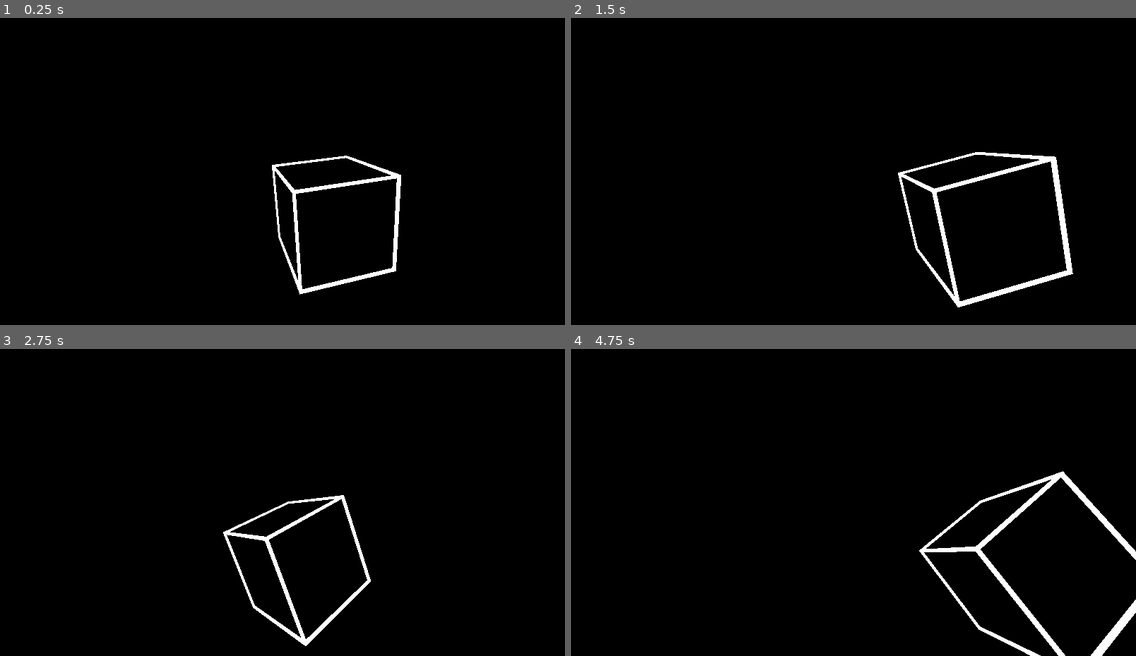
Above: before the commit, frames 1-4 (two rows, left to right).
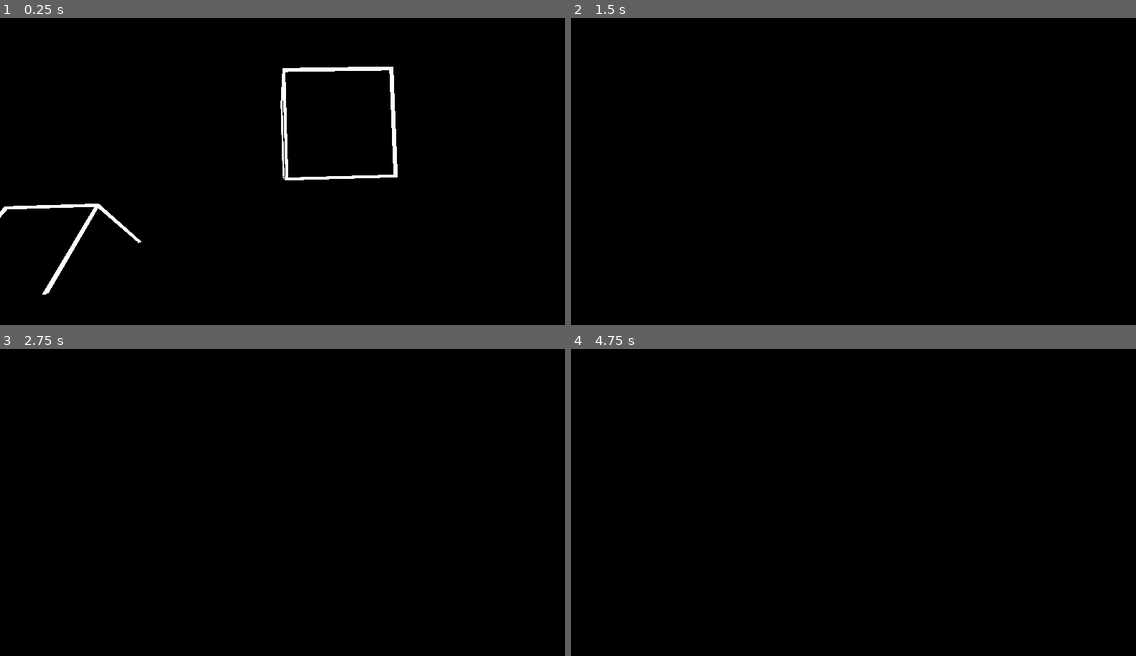
Above: after the commit, the same moments.

Repository: ChasingAir/3d1
Game: Godot game, scene res://Scenes/TestScene.tscn
The game is run twice, just before and just after one commit, with the same random seed, the same clock (stepped at 60 frames per second) and the same inputs.
Inputs (mouse positions are in pixels of both pictures, inside the frame that each line leads up to):
- Up to frame 1 (0.25 s): no input
- Up to frame 2 (1.5 s): move the mouse to (881, 165) at 0.52 s; hold Shift (move_sprint, bound only after the commit) 0.53-1.28 s; hold W (move_forward) from 0.53 s (still down); tap Space (jump) at 0.77, 0.8, 1.07, 1.35 s; move the mouse to (825, 168) at 1.27 s
- Up to frame 3 (2.75 s): keep holding W (move_forward); tap Space (jump) at 1.52, 1.82, 2.3 s; tap Shift (move_sprint, bound only after the commit) at 1.55 s; move the mouse to (293, 493) at 2.02 s; hold Shift (move_sprint, bound only after the commit) from 2.03 s (still down)
- Up to frame 4 (4.75 s): keep holding W (move_forward); move the mouse to (847, 502) at 2.77 s; release Shift (move_sprint, bound only after the commit) at 2.78 s; tap Shift (move_sprint, bound only after the commit) at 2.85, 4.35 s; tap Space (jump) at 3.02, 3.32, 3.6, 3.77, 4.07, 4.52 s; move the mouse to (893, 502) at 3.52 s; move the mouse to (808, 496) at 4.27 s

The runs differ from the first frame. In frame 1, 2.8% of the frame differs, in the area x 0-71%, y 15-91%; in frame 2, 1.9%; in frame 3, 1.3%; in frame 4, 2.2%.

Commit message:
added player movement
added player movement, jumping, updated testbuild1

Diff:
--- a/Scenes/GroundPlane.tscn
+++ b/Scenes/GroundPlane.tscn
@@ -1,9 +1,11 @@
-[gd_scene load_steps=3 format=2]
+[gd_scene load_steps=4 format=2]
 
 [sub_resource type="CubeMesh" id=1]
 
 [sub_resource type="SpatialMaterial" id=2]
 albedo_color = Color( 0, 0, 0, 1 )
+
+[sub_resource type="BoxShape" id=3]
 
 [node name="GroundPlane" type="Spatial"]
 
@@ -11,3 +13,9 @@
 transform = Transform( 20, 0, 0, 0, 0.1, 0, 0, 0, 20, 0, 0, 0 )
 mesh = SubResource( 1 )
 material/0 = SubResource( 2 )
+
+[node name="KinematicBody" type="KinematicBody" parent="."]
+
+[node name="CollisionShape" type="CollisionShape" parent="KinematicBody"]
+transform = Transform( 20, 0, 0, 0, 0.1, 0, 0, 0, 20, 0, 0, 0 )
+shape = SubResource( 3 )
--- a/Scenes/TestScene.tscn
+++ b/Scenes/TestScene.tscn
@@ -2,10 +2,10 @@
 
 [ext_resource path="res://Scenes/TestScene.gd" type="Script" id=1]
 [ext_resource path="res://Scenes/GroundPlane.tscn" type="PackedScene" id=2]
-[ext_resource path="res://Scenes/Tesuto.tscn" type="PackedScene" id=3]
-[ext_resource path="res://Scenes/Tesuto.gd" type="Script" id=4]
-[ext_resource path="res://Scenes/Player.tscn" type="PackedScene" id=5]
-[ext_resource path="res://Scripts/Player.gd" type="Script" id=6]
+[ext_resource path="res://Scenes/Player.tscn" type="PackedScene" id=3]
+[ext_resource path="res://Scripts/Player.gd" type="Script" id=4]
+[ext_resource path="res://Scenes/Tesuto.tscn" type="PackedScene" id=5]
+[ext_resource path="res://Scenes/Tesuto.gd" type="Script" id=6]
 
 [node name="TestScene" type="Spatial"]
 script = ExtResource( 1 )
@@ -13,16 +13,33 @@
 [node name="GroundPlane" parent="." instance=ExtResource( 2 )]
 transform = Transform( 1, 0, 0, 0, 1, 0, 0, 0, 1, 0, 0, -2 )
 
-[node name="Tesuto" parent="." instance=ExtResource( 3 )]
-transform = Transform( 0.95045, 0.263579, 0.164837, -0.249976, 0.963196, -0.0988161, -0.184817, 0.0527144, 0.981358, -5, 2, -1 )
+[node name="Player" parent="." instance=ExtResource( 3 )]
+transform = Transform( 1, 0, 0, 0, 1, 0, 0, 0, 1, 0, 2, 0 )
 script = ExtResource( 4 )
-
-[node name="Player" parent="." instance=ExtResource( 5 )]
-transform = Transform( 1, 0, 0, 0, 1, 0, 0, 0, 1, 0, 2, 0 )
-script = ExtResource( 6 )
 
 [node name="Head" type="Spatial" parent="Player"]
 transform = Transform( 1, 0, 0, 0, 1, 0, 0, 0, 1, 0, 1, 0 )
 
 [node name="Camera" type="Camera" parent="Player/Head"]
 transform = Transform( -4.37114e-008, 0, 1, 0, 1, 0, -1, 0, -4.37114e-008, 0, 0, 0 )
+far = 200.0
+
+[node name="Tesuto" parent="." instance=ExtResource( 5 )]
+transform = Transform( 1, 0, 0, 0, 1, 0, 0, 0, 1, -5, 3, -1 )
+script = ExtResource( 6 )
+
+[node name="Tesuto3" parent="." instance=ExtResource( 5 )]
+transform = Transform( 0.422618, 0, 0.906308, 0, 1, 0, -0.906308, 0, 0.422618, 2, 4, -7 )
+script = ExtResource( 6 )
+
+[node name="Tesuto4" parent="." instance=ExtResource( 5 )]
+transform = Transform( 0.144544, 0.939693, 0.309976, -0.397131, 0.34202, -0.851651, -0.906308, 0, 0.422618, 10, 3, 1 )
+script = ExtResource( 6 )
+
+[node name="Tesuto5" parent="." instance=ExtResource( 5 )]
+transform = Transform( 0.109382, -0.965926, 0.23457, 0.408218, 0.258819, 0.875426, -0.906308, 0, 0.422618, 5, 5, 7 )
+script = ExtResource( 6 )
+
+[node name="Tesuto2" parent="." instance=ExtResource( 5 )]
+transform = Transform( 0.642788, 0.766044, 0, -0.766044, 0.642788, 0, 0, 0, 1, -5, 0, 5 )
+script = ExtResource( 6 )
--- a/Scenes/Tesuto.tscn
+++ b/Scenes/Tesuto.tscn
@@ -1,10 +1,17 @@
-[gd_scene load_steps=3 format=2]
+[gd_scene load_steps=4 format=2]
 
 [ext_resource path="res://Models/tesuto.dae" type="PackedScene" id=1]
 [ext_resource path="res://Models/tesuto.material" type="Material" id=2]
+
+[sub_resource type="BoxShape" id=2]
 
 [node name="Tesuto" instance=ExtResource( 1 )]
 
 [node name="Cube" parent="." index="0"]
 transform = Transform( 1, 0, 0, 0, 1, 0, 0, 0, 1, 0, 0, 0 )
 material/0 = ExtResource( 2 )
+
+[node name="KinematicBody" type="KinematicBody" parent="." index="1"]
+
+[node name="CollisionShape" type="CollisionShape" parent="KinematicBody" index="0"]
+shape = SubResource( 2 )
--- a/Scripts/Player.gd
+++ b/Scripts/Player.gd
@@ -2,9 +2,28 @@
 
 var camera_angle = 0
 var mouse_sensitivity = 5
+var velocity = Vector3()
+var direction = Vector3()
+
+#fly variables
+const FLY_SPEED = 40
+const FLY_ACCEL = 4
+
+#walk variables
+var gravity = -9.8 * 3
+const MAX_SPEED = 15
+const MAX_RUNNING_SPEED = 30
+const ACCEL = 2
+const DEACCEL = 6
+
+#jumping
+var jump_height = 15
 
 func _ready():
 	pass
+
+func _physics_process(delta):
+	walk(delta)
 
 func _input(event):
 	if event is InputEventMouseMotion: #If there is mouse input
@@ -14,3 +33,81 @@
 		if change + camera_angle < 90 and change + camera_angle > -90:
 			$Head/Camera.rotate_z(deg2rad(change))
 			camera_angle += change
+
+func walk(delta):
+	#reset the direction of the player
+	direction = Vector3()
+
+	#get the rotation of the camera
+	var aim = $Head/Camera.get_global_transform().basis
+	#check input and change direction
+	if Input.is_action_pressed("move_forward"):
+		direction -= aim.z
+	if Input.is_action_pressed("move_backward"):
+		direction += aim.z
+	if Input.is_action_pressed("move_left"):
+		direction -= aim.x
+	if Input.is_action_pressed("move_right"):
+		direction += aim.x
+	#normalize the direction
+	direction = direction.normalized()
+
+	velocity.y += gravity * delta
+
+	var temp_velocity = velocity
+	temp_velocity.y = 0
+
+	var speed
+	if Input.is_action_pressed("move_sprint"):
+		speed = MAX_RUNNING_SPEED
+	else:
+		speed = MAX_SPEED
+
+	#where would the player go at max speed
+	var target = direction * speed
+
+	var acceleration
+	if direction.dot(temp_velocity) > 0:
+		acceleration = ACCEL
+	else:
+		acceleration = DEACCEL
+
+	#calculate a portion of the distance to go
+	temp_velocity = velocity.linear_interpolate(target, acceleration * delta)
+
+	velocity.x = temp_velocity.x
+	velocity.z = temp_velocity.z
+
+	#move
+	velocity = move_and_slide(velocity, Vector3(0,1,0))
+
+	#jumping
+	if Input.is_action_just_pressed("jump"):
+		velocity.y = jump_height
+
+func fly(delta):
+	#reset the direction of the player
+	direction = Vector3()
+
+	#get the rotation of the camera
+	var aim = $Head/Camera.get_global_transform().basis
+	#check input and change direction
+	if Input.is_action_pressed("move_forward"):
+		direction -= aim.z
+	if Input.is_action_pressed("move_backward"):
+		direction += aim.z
+	if Input.is_action_pressed("move_left"):
+		direction -= aim.x
+	if Input.is_action_pressed("move_right"):
+		direction += aim.x
+	#normalize the direction
+	direction = direction.normalized()
+
+	#where would the player go at max speed
+	var target = direction * FLY_SPEED
+
+	#calculate a portion of the distance to go
+	velocity = velocity.linear_interpolate(target, FLY_ACCEL * delta)
+
+	#move
+	move_and_slide(velocity)
--- a/project.godot
+++ b/project.godot
@@ -80,6 +80,11 @@
 "events": [ Object(InputEventKey,"resource_local_to_scene":false,"resource_name":"","device":0,"alt":false,"shift":false,"control":false,"meta":false,"command":false,"pressed":false,"scancode":16777217,"unicode":0,"echo":false,"script":null)
  ]
 }
+move_sprint={
+"deadzone": 0.5,
+"events": [ Object(InputEventKey,"resource_local_to_scene":false,"resource_name":"","device":0,"alt":false,"shift":false,"control":false,"meta":false,"command":false,"pressed":false,"scancode":16777237,"unicode":0,"echo":false,"script":null)
+ ]
+}
 
 [rendering]
 
Not shown, changed: build/test/testbuild1.pck
